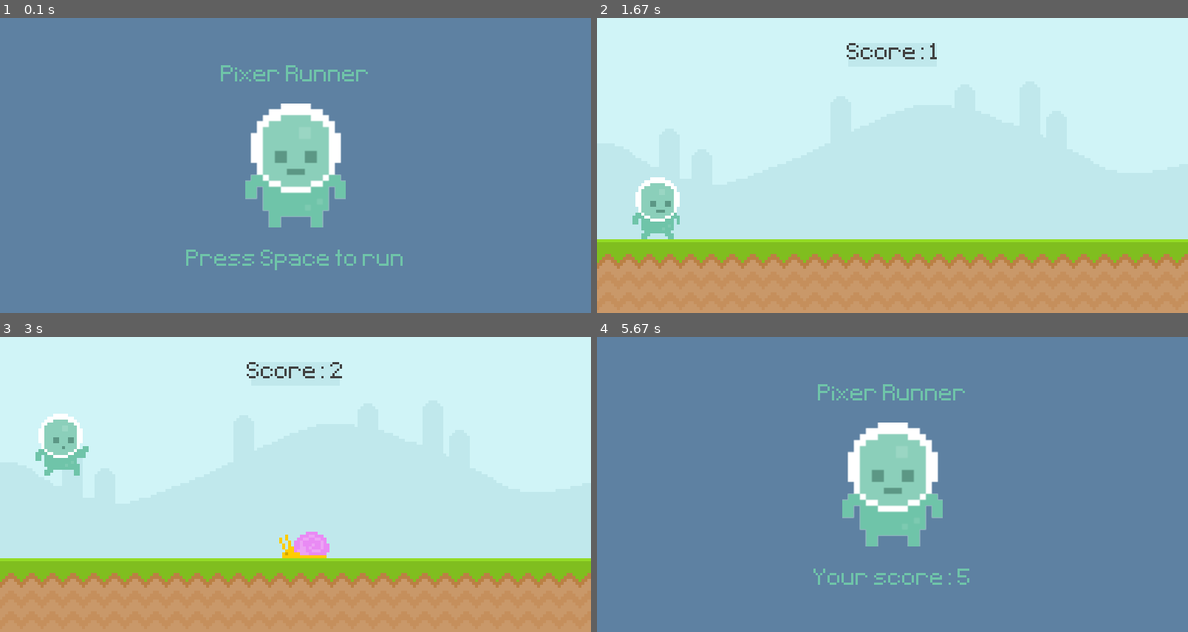
Above: before the commit, frames 1-4 (two rows, left to right).
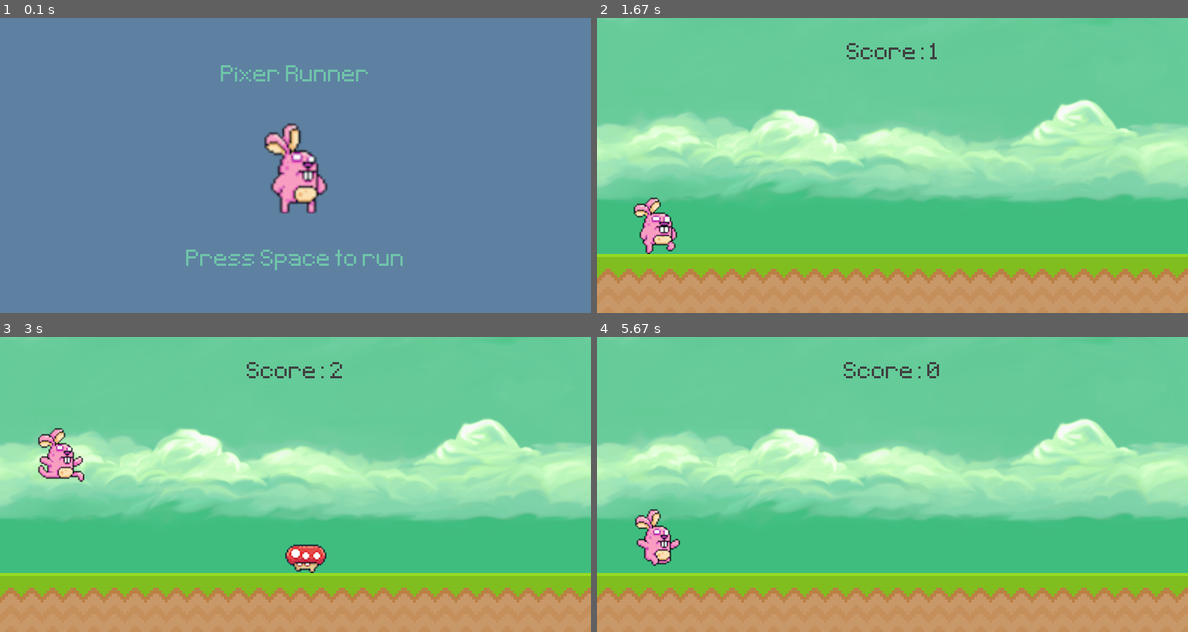
Above: after the commit, the same moments.

Repository: MiaTian1024/Runner-Game-with-Pygame
Game: pygame game, started from runner.py
Same seed, same stepped clock (60 frames per second), same inputs: the game is played once before the commit and once after it.
Inputs:
- Up to frame 1 (0.1 s): no input
- Up to frame 2 (1.67 s): tap Space at 0.33 s; hold Space 0.67-1.13 s
- Up to frame 3 (3 s): tap Space at 2.17, 2.57, 2.87 s
- Up to frame 4 (5.67 s): tap Space at 3.38, 3.6, 3.88, 4.1, 4.32, 4.78, 5, 5.22, 5.43, 5.62 s

The runs differ from the first frame. In frame 1, 5.3% of the frame differs, in the area x 41-59%, y 29-71%; in frame 2, 86%; in frame 3, 86%; in frame 4, 98%, in the area x 0-100%, y 0-100%.

Commit message:
update graphics

Diff:
--- a/runner.py
+++ b/runner.py
@@ -7,12 +7,14 @@
         super().__init__()
         player_walk_1 = pygame.image.load('graphics/Player/player_walk_1.png').convert_alpha()
         player_walk_2 = pygame.image.load('graphics/Player/player_walk_2.png').convert_alpha()
-        self.player_walk = [player_walk_1, player_walk_2]
+        player_walk_3 = pygame.image.load('graphics/Player/player_walk_3.png').convert_alpha()
+        player_walk_4 = pygame.image.load('graphics/Player/player_walk_4.png').convert_alpha()
+        self.player_walk = [player_walk_1, player_walk_2, player_walk_3, player_walk_4]
         self.player_index = 0
         self.player_jump = pygame.image.load('graphics/Player/jump.png').convert_alpha()
 
         self.image = self.player_walk[self.player_index]
-        self.rect = self.image.get_rect(midbottom = (80, 300))
+        self.rect = self.image.get_rect(midbottom = (80, 320))
         self.gravity = 0
 
         self.jump_sound = pygame.mixer.Sound('audio/jump.mp3')
@@ -20,17 +22,17 @@
 
     def player_input(self):
         keys = pygame.key.get_pressed()
-        if keys[pygame.K_SPACE] and self.rect.bottom >= 300:
+        if keys[pygame.K_SPACE] and self.rect.bottom >= 320:
             self.gravity = -20
             self.jump_sound.play()
 
     def apply_gravity(self):
         self.gravity += 1
         self.rect.y += self.gravity
-        if self.rect.bottom >= 300: self.rect.bottom = 300
+        if self.rect.bottom >= 320: self.rect.bottom = 320
 
     def animation_state(self):
-        if self.rect.bottom < 300:
+        if self.rect.bottom < 320:
             self.image = self.player_jump
         else:
             self.player_index += 0.1
@@ -51,11 +53,17 @@
             fly_2 = pygame.image.load('graphics/Fly/Fly2.png').convert_alpha()
             self.frames = [fly_1, fly_2]
             y_pos = 210
+
+        elif type == 'moushroom':
+            moushroom_1 = pygame.image.load('graphics/moushroom/moushroom1.png').convert_alpha()
+            moushrrom_2 = pygame.image.load('graphics/moushroom/moushroom2.png').convert_alpha()
+            self.frames = [moushroom_1, moushrrom_2]
+            y_pos = 320
         else:
             snail_1 = pygame.image.load('graphics/snail/snail1.png').convert_alpha()
             snail_2 = pygame.image.load('graphics/snail/snail2.png').convert_alpha()
             self.frames = [snail_1, snail_2]
-            y_pos = 300
+            y_pos = 320
 
         self.obstacle_index = 0
         self.image = self.frames[self.obstacle_index]
@@ -143,7 +151,7 @@
 
         if game_active:
             if event.type == obstacle_timer:
-                obstacle_group.add(Obstacle(choice(['fly', 'snail', 'snail'])))
+                obstacle_group.add(Obstacle(choice(['fly', 'moushroom', 'snail'])))
         else:
             if event.type == pygame.KEYDOWN and event.key == pygame.K_SPACE:
                 game_active = True
@@ -152,9 +160,9 @@
 
     if game_active:
         screen.blit(sky_surface, (0,0))
-        screen.blit(ground_surface, (0, 300))
-        pygame.draw.rect(screen, '#c0e8ec', score_rect)
-        pygame.draw.rect(screen, '#c0e8ec', score_rect, 10)
+        screen.blit(ground_surface, (0, 320))
+        pygame.draw.rect(screen, '#64cb99', score_rect)
+        pygame.draw.rect(screen, '#64cb99', score_rect, 10)
 
         score = display_score()
 
Binary file changed: graphics/Fly/Fly1.png
Binary file changed: graphics/Fly/Fly2.png
Binary file changed: graphics/Player/jump.png
Binary file changed: graphics/Player/player_stand.png
Binary file changed: graphics/Player/player_walk_1.png
Binary file changed: graphics/Player/player_walk_2.png
Binary file added: graphics/Player/player_walk_3.png
Binary file added: graphics/Player/player_walk_4.png
Binary file changed: graphics/Sky.png
Binary file added: graphics/moushroom/moushroom1.png
Binary file added: graphics/moushroom/moushroom2.png
Binary file added: graphics/old/Fly1.png
(and 17 more such lines)
